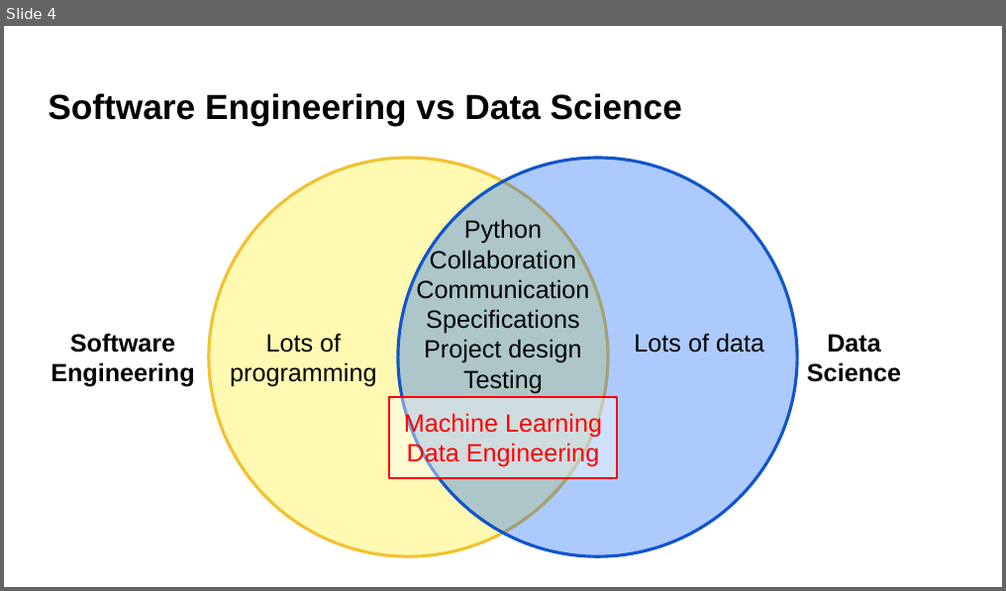
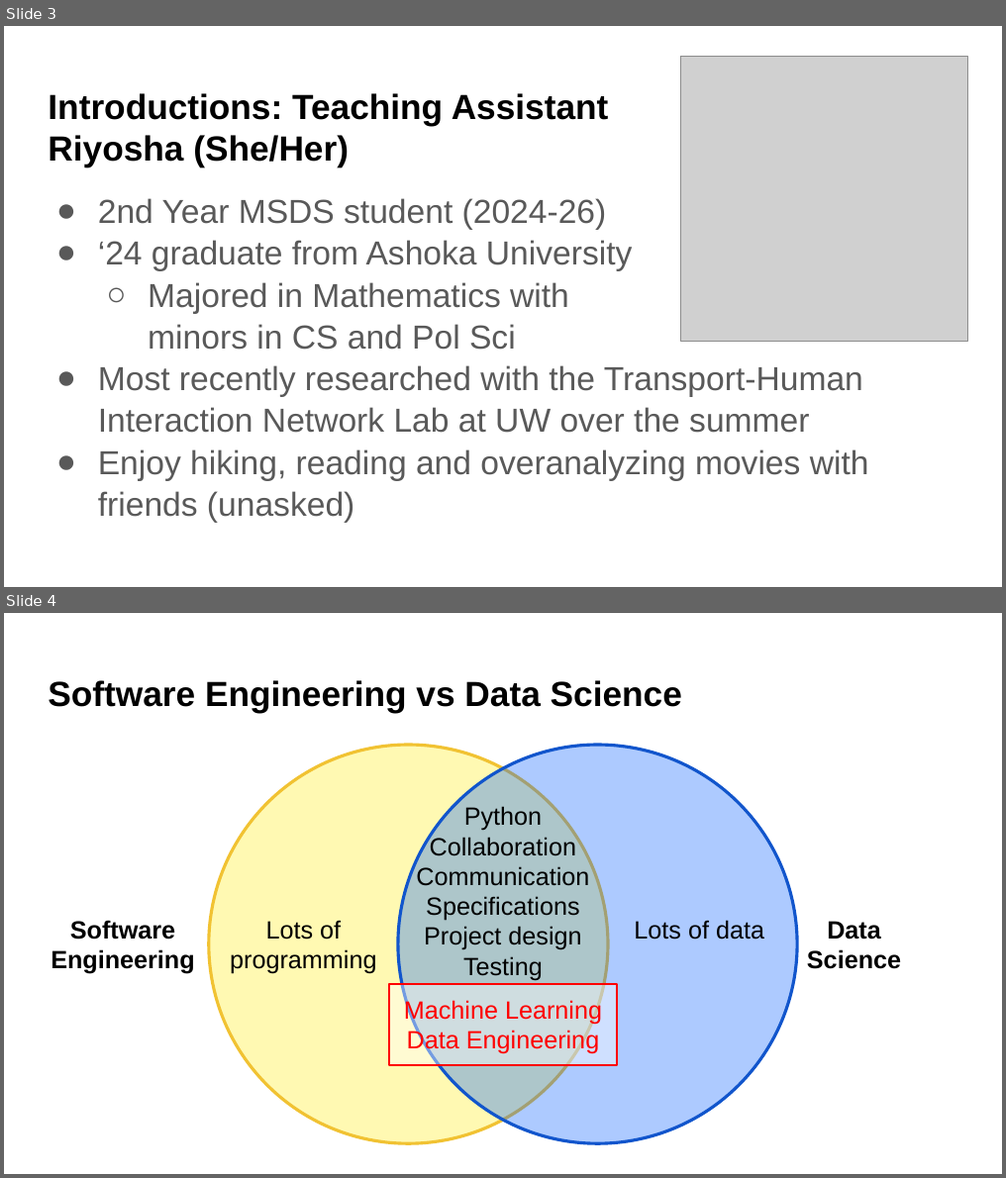
Before and after one commit to UWDATA515/lecture-materials, a slide deck: 01/DATA515_01_Introduction.pptx. Shown one above the other, each under a label of ours: slide 4 before the commit, slides 3 and 4 after it. The pictures are 1006x591 and 1006x1178 pixels, drawn with LibreOffice and Linux fonts; fonts in the diff are those of the drawing; grey boxes stand for pictures; background and template pictures are left out. Boxes give left, top, right and bottom in pixels: in the first picture for what was removed or moved away, otherwise in the second. Text is boxed around its words. In the diff, an @@ line names an element or a change of style, - is before the commit and + after.

```diff
--- a/01/DATA515_01_Introduction.pptx
+++ b/01/DATA515_01_Introduction.pptx
@@ slide 3 added at (4, 26, 1002, 587), background picture (left out) @@
@@ picture added at (681, 57, 968, 342) @@
@@ title added at (48, 93, 609, 168), 25.2 pt, text #000000, bold @@
+Introductions: Teaching Assistant
+Riyosha (She/Her)
@@ text added at (98, 198, 869, 523), 24 pt, text #595959 @@
+● 2nd Year MSDS student (2024-26)
+● ‘24 graduate from Ashoka University
+  ○ Majored in Mathematics with
+minors in CS and Pol Sci
+● Most recently researched with the Transport-Human Interaction Network Lab at UW over the summer
+● Enjoy hiking, reading and overanalyzing movies with friends (unasked)
```
Also in this commit, not shown: 4 slides changed, 2 other slides added, 2 slides removed, 3 other files.
